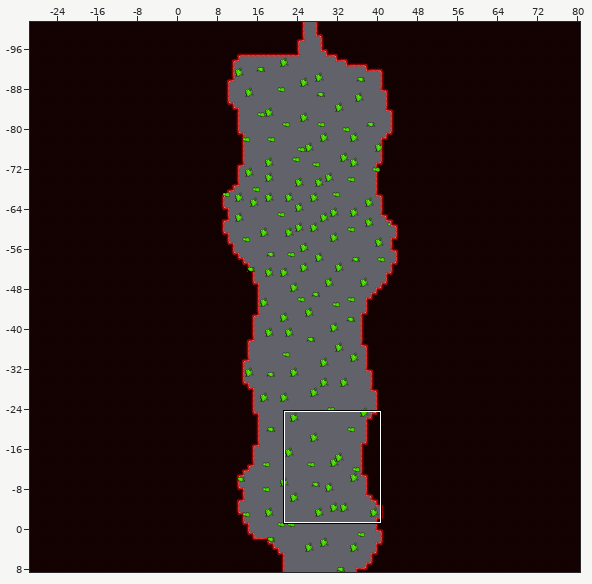
Level history. Tiled map (JSON): src/assets/maps/sperm.json. Above, an overview of the earlier version with the close-up marked.
Close-up. Before the edit:
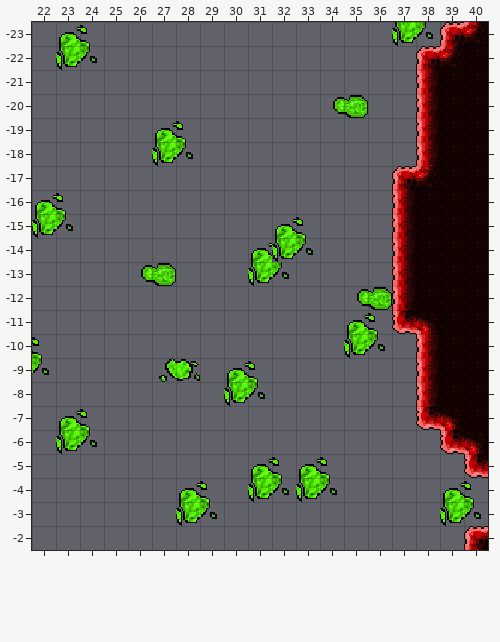
Cells are 16x16 px. Shown: x 22..40, y -23..-2. The commit also changed other parts of the map, which this record leaves out.
After:
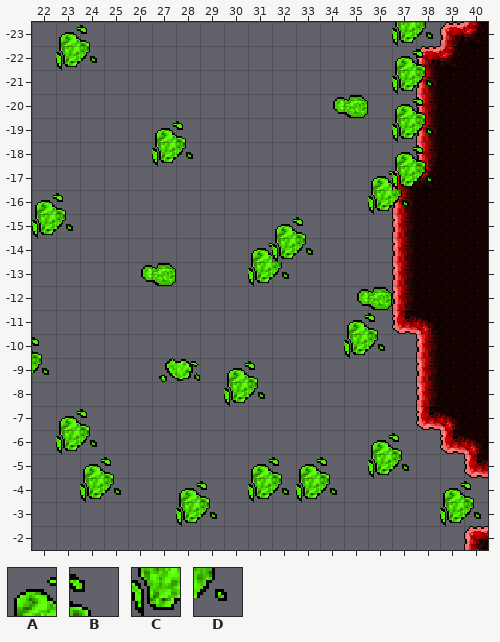
Key: from "organ": A 8, B 9, C 12, D 13.
_ is an empty cell.
The exact change:
Layer "acid":
y -22: x 37..38 __ -> AB
y -21: x 37..38 __ -> CD
y -20: x 37..38 __ -> AB
y -19: x 37..38 __ -> CD
y -18: x 37..38 __ -> AB
y -17: x 36..38 ___ -> ACD
y -16: x 36..37 __ -> CD
y -6: x 36..37 __ -> AB
y -5: x 24..25 __ -> AB; x 36..37 __ -> CD
y -4: x 24..25 __ -> CD
